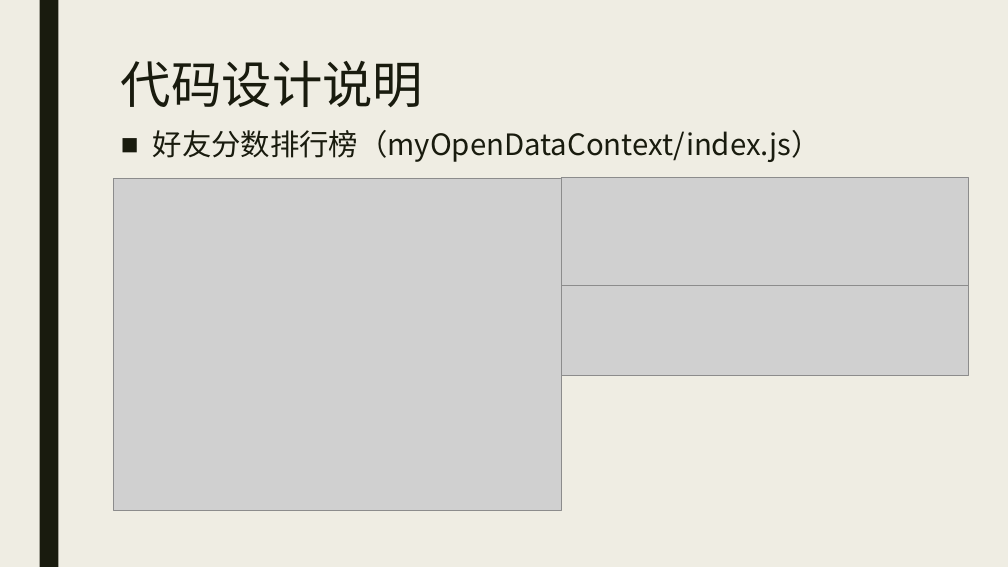
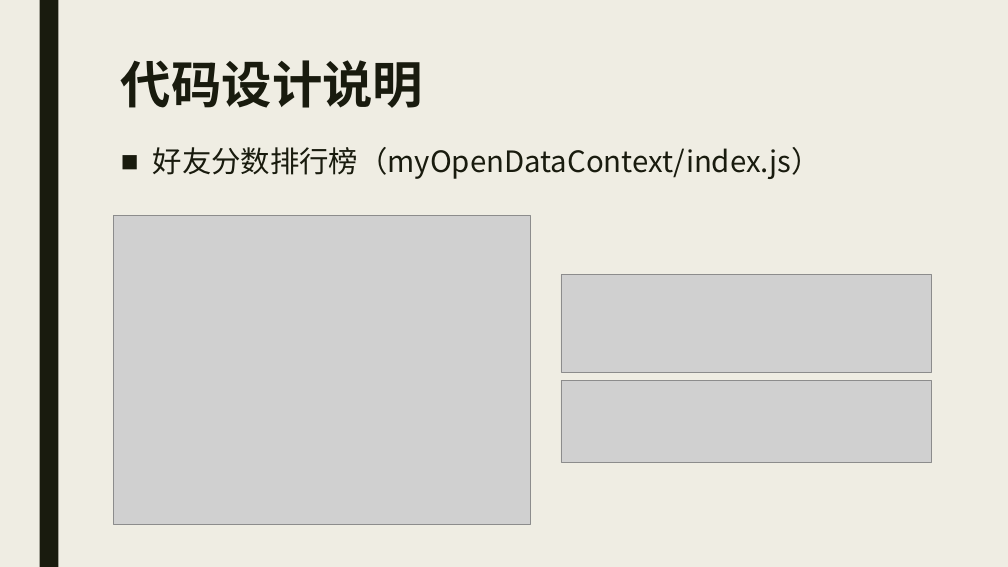
Before and after one commit to RLLDLBF/EasyGoing, a slide deck: slide 9 of Pre/游戏展示.pptx. Drawn at 1008x567 pixels with LibreOffice and Linux fonts; fonts in the diff are those of the drawing; grey boxes stand for pictures. Boxes give left, top, right and bottom in pixels: in the first picture for what was removed or moved away, otherwise in the second. Text is boxed around its words. In the diff, an @@ line names an element or a change of style, - is before the commit and + after.

```diff
--- a/Pre/游戏展示.pptx
+++ b/Pre/游戏展示.pptx
@@ title "代码设计说明" at [121,60,423,108]: bold on @@
@@ text "好友分数排行榜（myOpenDataContext/index.js）": place and size @@
-text "好友分数排行榜（myOpenDataContext/index.js）" at [153,130,821,162]
+text "好友分数排行榜（myOpenDataContext/index.js）" at [153,147,821,179]
@@ picture: place and size @@
-picture at [113,178,561,510]
+picture at [113,216,530,525]
@@ picture: place and size @@
-picture at [561,178,969,285]
+picture at [561,274,932,372]
@@ picture: place and size @@
-picture at [561,285,969,376]
+picture at [561,380,932,463]
```
Also in this commit, not shown: 10 other slides changed.
